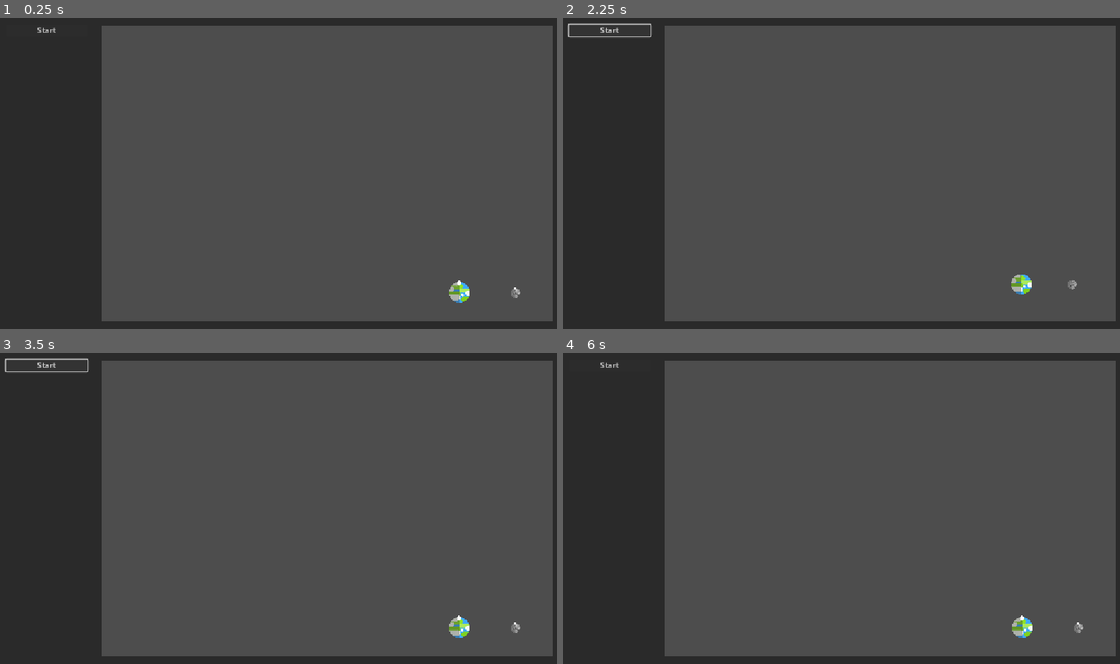
Above: before the commit, frames 1-4 (two rows, left to right).
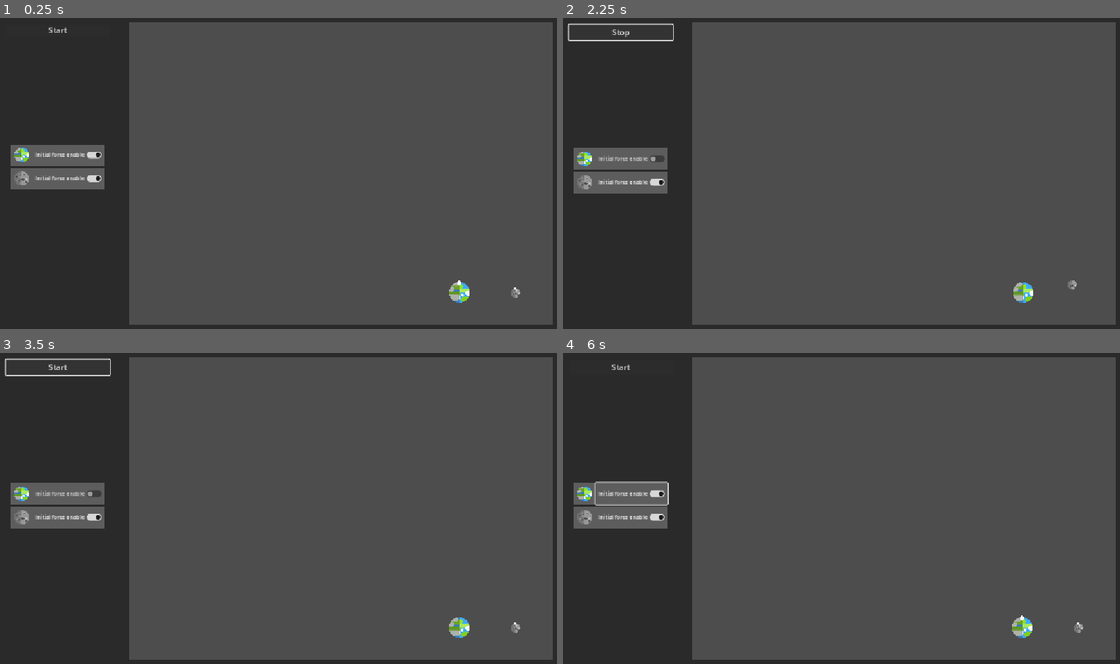
Above: after the commit, the same moments.

Repository: Ahmed-Dardouri/GMTK_prototype_orbits
Game: Godot game, scene res://scenes/game.tscn
The game is run twice, just before and just after one commit, with the same random seed, the same clock (stepped at 60 frames per second) and the same inputs.
Inputs (mouse positions are in pixels of both pictures, inside the frame that each line leads up to):
- Up to frame 1 (0.25 s): no input
- Up to frame 2 (2.25 s): click (1019, 291) at 0.52 s; click (629, 154) at 1.25 s, where only the run after the commit has a clickable "Initial force enable"; click "Start" at 2 s
- Up to frame 3 (3.5 s): click "Start" (after the commit: "Stop") at 2.75 s
- Up to frame 4 (6 s): click "Start" at 3.5 s; click "Start" (after the commit: "Stop") at 4.25 s; click (1019, 626) at 5.02 s; click (629, 492) at 5.75 s, where only the run after the commit has a clickable "Initial force enable"

The runs differ from the first frame. In frame 1, 8.6% of the frame differs, in the area x 1-100%, y 1-99%; in frame 2, 9.1%, in the area x 0-100%, y 1-99%; in frame 3, 8.8%; in frame 4, 8.8%.

Commit message:
added UI planets list

Diff:
--- /dev/null
+++ b/scenes/body_ui.tscn
@@ -0,0 +1,49 @@
+[gd_scene load_steps=3 format=3 uid="uid://dli88pe4ify0i"]
+
+[ext_resource type="Script" uid="uid://48s403qddrt8" path="res://scripts/body_ui.gd" id="1_gicuk"]
+
+[sub_resource type="StyleBoxFlat" id="StyleBoxFlat_jcj8h"]
+bg_color = Color(0.366595, 0.366595, 0.366594, 1)
+
+[node name="Body_ui" type="PanelContainer"]
+custom_minimum_size = Vector2(160, 25)
+offset_right = 40.0
+offset_bottom = 40.0
+theme_override_styles/panel = SubResource("StyleBoxFlat_jcj8h")
+script = ExtResource("1_gicuk")
+
+[node name="MarginContainer" type="MarginContainer" parent="."]
+layout_mode = 2
+theme_override_constants/margin_left = 0
+theme_override_constants/margin_top = 0
+theme_override_constants/margin_right = 0
+theme_override_constants/margin_bottom = 0
+
+[node name="HBoxContainer" type="HBoxContainer" parent="MarginContainer"]
+layout_mode = 2
+theme_override_constants/separation = 0
+
+[node name="MarginContainer" type="MarginContainer" parent="MarginContainer/HBoxContainer"]
+layout_mode = 2
+theme_override_constants/margin_left = 7
+theme_override_constants/margin_top = 7
+theme_override_constants/margin_right = 7
+theme_override_constants/margin_bottom = 7
+
+[node name="TextureRect" type="TextureRect" parent="MarginContainer/HBoxContainer/MarginContainer"]
+clip_contents = true
+custom_minimum_size = Vector2(30, 30)
+layout_mode = 2
+size_flags_horizontal = 4
+size_flags_vertical = 4
+expand_mode = 2
+stretch_mode = 5
+
+[node name="CheckButton" type="CheckButton" parent="MarginContainer/HBoxContainer"]
+custom_minimum_size = Vector2(100, 40)
+layout_mode = 2
+theme_override_font_sizes/font_size = 11
+button_pressed = true
+text = "Initial force enable"
+
+[connection signal="toggled" from="MarginContainer/HBoxContainer/CheckButton" to="." method="_on_check_button_toggled"]
--- a/scenes/sandbox.tscn
+++ b/scenes/sandbox.tscn
@@ -5,13 +5,13 @@
 [node name="sandbox" type="Node2D"]
 
 [node name="area_limiter2" parent="." instance=ExtResource("1_2ddto")]
-position = Vector2(676, 648)
-scale = Vector2(23.0015, 1.11258)
+position = Vector2(703.7, 648)
+scale = Vector2(21.61, 0.744)
 
 [node name="area_limiter3" parent="." instance=ExtResource("1_2ddto")]
-position = Vector2(108, 291)
+position = Vector2(134, 290)
 rotation = -1.57101
-scale = Vector2(29.5215, 5.39264)
+scale = Vector2(34.5487, 6.87271)
 
 [node name="area_limiter4" parent="." instance=ExtResource("1_2ddto")]
 position = Vector2(1158, 330)
@@ -19,5 +19,5 @@
 scale = Vector2(29.5215, 1.11258)
 
 [node name="area_limiter5" parent="." instance=ExtResource("1_2ddto")]
-position = Vector2(676, 0)
-scale = Vector2(23.0015, 1.09758)
+position = Vector2(703.7, 0)
+scale = Vector2(21.61, 0.744)
--- a/scenes/ui.tscn
+++ b/scenes/ui.tscn
@@ -19,9 +19,9 @@
 [node name="PanelContainer" type="PanelContainer" parent="."]
 layout_mode = 1
 anchors_preset = -1
-anchor_right = 0.181
+anchor_right = 0.224
 anchor_bottom = 1.0
-offset_right = -0.512009
+offset_right = -0.0480042
 grow_vertical = 2
 theme_override_styles/panel = SubResource("StyleBoxEmpty_nt7q6")
 
@@ -34,6 +34,7 @@
 
 [node name="VBoxContainer" type="VBoxContainer" parent="PanelContainer/MarginContainer"]
 layout_mode = 2
+size_flags_horizontal = 0
 theme_override_constants/separation = 210
 
 [node name="Button" type="Button" parent="PanelContainer/MarginContainer/VBoxContainer"]
@@ -42,4 +43,18 @@
 theme_override_styles/normal = SubResource("StyleBoxFlat_xlq6p")
 text = "Start"
 
+[node name="MarginContainer" type="MarginContainer" parent="PanelContainer/MarginContainer/VBoxContainer"]
+layout_mode = 2
+size_flags_vertical = 0
+theme_override_constants/margin_left = 10
+theme_override_constants/margin_top = 10
+theme_override_constants/margin_right = 10
+theme_override_constants/margin_bottom = 10
+
+[node name="bodies_ui" type="VBoxContainer" parent="PanelContainer/MarginContainer/VBoxContainer/MarginContainer"]
+custom_minimum_size = Vector2(150, 25)
+layout_mode = 2
+size_flags_horizontal = 0
+size_flags_vertical = 0
+
 [connection signal="button_down" from="PanelContainer/MarginContainer/VBoxContainer/Button" to="." method="_on_button_button_down"]
--- a/scripts/arrow.gd
+++ b/scripts/arrow.gd
@@ -10,9 +10,7 @@
 
 # Called when the node enters the scene tree for the first time.
 func _ready() -> void:
-	if enable_force :
-		set_force()
-	pass # Replace with function body.
+	set_force(enable_force)
 
 
 # Called every frame. 'delta' is the elapsed time since the previous frame.
@@ -29,9 +27,13 @@
 
 
 func _on_button_button_up() -> void:
-	set_force()
+	set_force(enable_force)
 	drag_drop = false
 	pass # Replace with function body.
 
-func set_force() -> void:
-	force_vector = button.global_position - base.global_position
+func set_force(value: bool) -> void:
+	enable_force = value
+	if enable_force :
+		force_vector = button.global_position - base.global_position
+	else:
+		force_vector = Vector2.ZERO
--- /dev/null
+++ b/scripts/body_ui.gd
@@ -0,0 +1,23 @@
+extends PanelContainer
+
+signal set_initial_force(value : bool)
+
+@onready var checkButton = $MarginContainer/HBoxContainer/CheckButton
+@onready var textureRect = $MarginContainer/HBoxContainer/MarginContainer/TextureRect
+
+@export var texture : Texture
+
+# Called when the node enters the scene tree for the first time.
+func _ready() -> void:
+	setTexture(texture)
+	setCheckButton(true)
+
+
+func setCheckButton(value: bool) -> void:
+	checkButton.button_pressed = value
+
+func setTexture(texture : Texture) -> void:
+	textureRect.texture = texture
+
+func _on_check_button_toggled(toggled_on: bool) -> void:
+	emit_signal("set_initial_force", toggled_on)
--- a/scripts/game.gd
+++ b/scripts/game.gd
@@ -3,6 +3,7 @@
 @onready var god := $god
 @onready var sandbox := $sandbox
 @onready var bodies := $Bodies
+@onready var ui := $UI
 
 var level :int = 0
 # Called when the node enters the scene tree for the first time.
@@ -57,4 +58,4 @@
 		god_child.visible = true
 
 func set_UI() -> void:
-	pass
+	ui.set_UI_bodies(god.get_children())
--- a/scripts/planet.gd
+++ b/scripts/planet.gd
@@ -59,7 +59,7 @@
 
 func start_simulation() -> void:
 	simulation_started = true
-	if(arrow != null):
+	if arrow != null :
 		sum_acceleration += arrow.force_vector *100
 		set_arrow_visibile(false)
 	button.visible = false
@@ -78,4 +78,5 @@
 		arrow.visible = false
 
 func enable_initial_force(value : bool) -> void:
-	arrow.enable_force = value
+	arrow.set_force(value)
+	set_arrow_visibile(value)
--- a/scripts/ui.gd
+++ b/scripts/ui.gd
@@ -1,6 +1,12 @@
 extends Control
 
 @onready var god : Node2D = %god
+@onready var bodies_ui = $PanelContainer/MarginContainer/VBoxContainer/MarginContainer/bodies_ui
+@onready var play_button = $PanelContainer/MarginContainer/VBoxContainer/Button
+
+var button_Start_text = "Start"
+var button_Stop_text = "Stop"
+
 var game_mngr : Node
 
 # Called when the node enters the scene tree for the first time.
@@ -15,3 +21,26 @@
 
 func _on_button_button_down() -> void:
 	god.play_stop()
+	toggle_play_button_text()
+
+func set_UI_bodies(bodies : Array[Node]):
+	if bodies.size() > 0:
+		empty_bodies_ui()
+		for body in bodies:
+			bodies_ui_append(body)
+
+func empty_bodies_ui() -> void:
+	for ui in bodies_ui.get_children():
+		ui.queue_free()
+
+func bodies_ui_append(body: Node) -> void:
+		var body_ui = preload("res://scenes/body_ui.tscn").instantiate()
+		body_ui.texture = body.sprite_texture
+		body_ui.set_initial_force.connect(body.enable_initial_force)
+		bodies_ui.add_child(body_ui)
+
+func toggle_play_button_text() -> void:
+	if play_button.text == button_Start_text:
+		play_button.text = button_Stop_text
+	else:
+		play_button.text = button_Start_text
Not shown, added: scripts/body_ui.gd.uid
